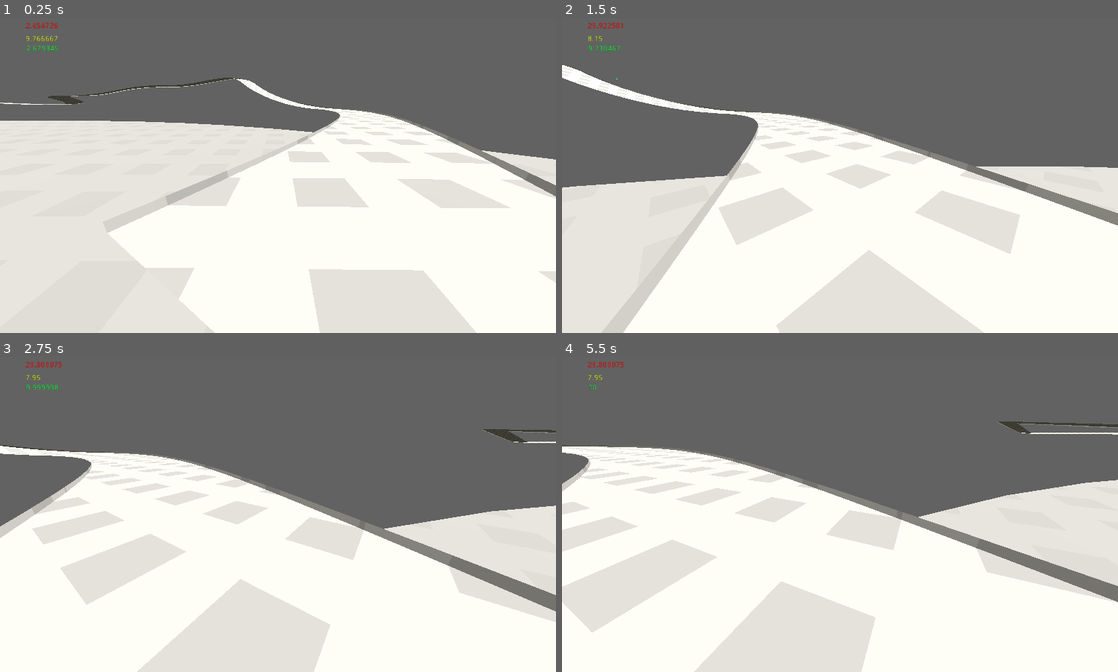
Above: before the commit, frames 1-4 (two rows, left to right).
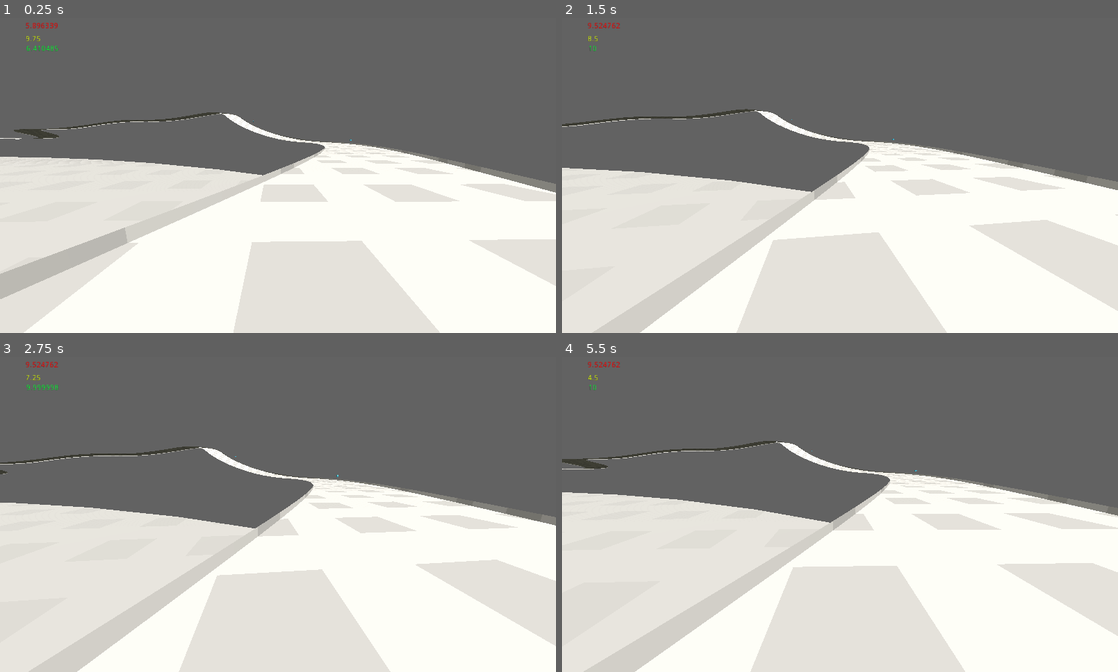
Above: after the commit, the same moments.

Repository: EdmarDev/Wind-Up-Racer
Game: Godot game, scene res://test/test_scene.tscn
Same seed, same stepped clock (60 frames per second), same inputs: the game is played once before the commit and once after it. The project has no main scene, so this scene is started directly.
Inputs:
- Up to frame 1 (0.25 s): no input
- Up to frame 2 (1.5 s): hold D (steer_right) 0.53-1.28 s; tap Space (jump, bound only after the commit) at 0.6, 0.77, 1.07, 1.35 s; hold Shift (brake) from 1.28 s (still down)
- Up to frame 3 (2.75 s): tap Space (jump, bound only after the commit) at 1.52, 1.82, 2.1 s; release Shift (brake) at 2.03 s; hold D (steer_right) from 2.03 s (still down)
- Up to frame 4 (5.5 s): tap Space (jump, bound only after the commit) at 2.85, 3.02, 3.32, 3.6, 3.77, 4.07, 4.35, 4.52, 4.82, 5.1 s; release D (steer_right) at 3.53 s; hold A (steer_left) 3.53-5.03 s; hold Shift (brake) from 5.03 s (still down)

The runs differ from the first frame. In frame 1, 30% of the frame differs, in the area x 0-100%, y 1-100%; in frame 2, 24%; in frame 3, 36%; in frame 4, 39%.

Commit message:
Add jump

Diff:
--- a/project.godot
+++ b/project.godot
@@ -25,11 +25,6 @@
 
 [input]
 
-accelerate={
-"deadzone": 0.5,
-"events": [ Object(InputEventKey,"resource_local_to_scene":false,"resource_name":"","device":0,"alt":false,"shift":false,"control":false,"meta":false,"command":false,"pressed":false,"scancode":87,"unicode":0,"echo":false,"script":null)
- ]
-}
 brake={
 "deadzone": 0.5,
 "events": [ Object(InputEventKey,"resource_local_to_scene":false,"resource_name":"","device":0,"alt":false,"shift":false,"control":false,"meta":false,"command":false,"pressed":false,"scancode":16777237,"unicode":0,"echo":false,"script":null)
@@ -45,12 +40,7 @@
 "events": [ Object(InputEventKey,"resource_local_to_scene":false,"resource_name":"","device":0,"alt":false,"shift":false,"control":false,"meta":false,"command":false,"pressed":false,"scancode":68,"unicode":0,"echo":false,"script":null)
  ]
 }
-reverse={
-"deadzone": 0.5,
-"events": [ Object(InputEventKey,"resource_local_to_scene":false,"resource_name":"","device":0,"alt":false,"shift":false,"control":false,"meta":false,"command":false,"pressed":false,"scancode":83,"unicode":0,"echo":false,"script":null)
- ]
-}
-warp={
+jump={
 "deadzone": 0.5,
 "events": [ Object(InputEventKey,"resource_local_to_scene":false,"resource_name":"","device":0,"alt":false,"shift":false,"control":false,"meta":false,"command":false,"pressed":false,"scancode":32,"unicode":0,"echo":false,"script":null)
  ]
--- a/src/vehicle/vehicle.gd
+++ b/src/vehicle/vehicle.gd
@@ -5,20 +5,25 @@
 var _wheel_base := 1.9
 var _velocity: Vector3
 var _acceleration :=  35.0
+var _jump_impulse := 10.0
 var _heading_direction: Vector3
 var _steering_direction: float
 var _steering_angle := 9
-var _gravity := 15.0
+var _gravity := 20.0
 var _friction := .9
 var _drag := 0.06
 
 var _is_on_floor := false
+var _can_jump := true
+var _jump_timer := 0.0
+var _jump_leniency := .15
 var _floor_normal := Vector3.UP
 var _look_dir := Vector3.ZERO
 
 var _current_energy := 0.0
 var _max_energy := 10.0
 var _brake_energy_cost := 2.0
+var _jump_energy_cost := .25
 var _moving := false
 
 var _acceleration_boost := 0.0
@@ -34,6 +39,7 @@
 func _process(delta: float) -> void:
 	_update_energy(delta)
 	_update_boost(delta)
+	_update_jump(delta)
 
 
 func _physics_process(delta: float) -> void:
@@ -42,6 +48,12 @@
 			_steering_direction += deg2rad(_steering_angle * delta)
 	if Input.is_action_pressed("steer_right"):
 			_steering_direction += -deg2rad(_steering_angle * delta)
+
+	if _can_jump and Input.is_action_just_pressed("jump"):
+		_velocity += Vector3.UP * _jump_impulse
+		_current_energy -= _jump_energy_cost
+		_jump_timer = 0.0
+		_can_jump = false
 
 	if _is_on_floor:
 		var f := _friction
@@ -55,18 +67,22 @@
 		steering(delta)
 
 		f *= delta
-		if _velocity.length() < 2:
+		if _velocity.length() < 3:
 			f *= 3
 		$friction.text = str((_velocity * f).length() * 1/delta)
 		_velocity -= _velocity * f
+		_velocity -= _velocity * _velocity.length() * _drag * delta
+	else:
+		_air_steering(delta)
 
-		$drag.text = str(_current_energy)#str(((_velocity * _velocity.length() * _drag * delta).length())/delta)
-		_velocity -= _velocity * _velocity.length() * _drag * delta
-
-	_look_dir = _look_dir.move_toward(_heading_direction, 2.0 * delta)
+	_look_dir = _look_dir.move_toward(_heading_direction, 1.35 * delta)
 	look_at(global_transform.origin + _look_dir, Vector3.UP)
 
-	_velocity.y -= _gravity * delta
+	if not _is_on_floor and _velocity.y < 0:
+		_velocity.y -= _gravity * 2 * delta
+	else:
+		_velocity.y -= _gravity * delta
+
 	apply_movement(delta)
 
 
@@ -86,6 +102,11 @@
 		_velocity = _velocity.linear_interpolate(target_vel, (1/drifting) * delta)
 	else:
 		_velocity =  -_heading_direction * _velocity.length()
+
+
+func _air_steering(delta: float):
+	_heading_direction = _heading_direction.rotated(Vector3.UP,
+			 _steering_direction * 10)
 
 
 func align_to_floor():
@@ -146,6 +167,8 @@
 		if _velocity.length() < 0.1:
 			print("GameOver")
 
+	$drag.text = str(_current_energy)
+
 
 func recover_energy(amount: float):
 	_current_energy = min(_current_energy + amount, _max_energy)
@@ -166,3 +189,11 @@
 
 func reset_boost():
 	_boost_duration = 0.0
+
+
+func _update_jump(delta: float):
+	if _is_on_floor:
+		_jump_timer = _jump_leniency
+	else:
+		_jump_timer -= delta
+	_can_jump = _jump_timer > 0.0
--- a/test/test_camera.gd
+++ b/test/test_camera.gd
@@ -17,5 +17,5 @@
 	self_pos.y = 0
 	if self_pos.distance_to(target_pos) > max_distance:
 		var future_pos := target_pos - (target_pos - self_pos).normalized() * max_distance
-		future_pos.y = target.global_transform.origin.y + 3.5
+		future_pos.y = target.global_transform.origin.y + 2.5
 		global_transform.origin = future_pos
--- a/test/test_scene.tscn
+++ b/test/test_scene.tscn
@@ -297,6 +297,7 @@
 [node name="DirectionalLight" type="DirectionalLight" parent="."]
 transform = Transform( 0.623102, 0.587432, -0.516399, 0, 0.660238, 0.751057, 0.782141, -0.467985, 0.411395, 0, 19.4968, 0 )
 light_color = Color( 1, 0.988235, 0.960784, 1 )
+shadow_enabled = true
 
 [node name="DirectionalLight2" type="DirectionalLight" parent="."]
 transform = Transform( -0.623102, -0.587432, 0.516399, 0, 0.660238, 0.751057, -0.782141, 0.467985, -0.411395, 0, 19.4968, 0 )
@@ -304,10 +305,10 @@
 light_energy = 0.3
 
 [node name="vehicle" parent="." instance=ExtResource( 1 )]
-transform = Transform( -0.274396, 0, -0.961617, 0, 1, 0, 0.961617, 0, -0.274396, 65.2906, 1.89425, 47.3444 )
+transform = Transform( -0.274396, 0, -0.961617, 0, 1, 0, 0.961617, 0, -0.274396, 76.0605, 1.89425, 52.2574 )
 
 [node name="Camera" type="Camera" parent="."]
-transform = Transform( -1.62921e-07, 0.707107, -0.707107, 0, 0.707107, 0.707107, 1, 1.15203e-07, -1.15203e-07, 57.724, 3.5, 47.447 )
+transform = Transform( -1.62921e-07, 0.707107, -0.707107, 0, 0.707107, 0.707107, 1, 1.15203e-07, -1.15203e-07, 68.494, 2.5, 52.36 )
 fov = 85.0
 far = 500.0
 script = ExtResource( 2 )
@@ -322,10 +323,10 @@
 transform = Transform( 1, 0, 0, 0, 1, 0, 0, 0, 1, -31.6176, 0.970133, 24.0497 )
 
 [node name="SpeedBoost4" parent="." instance=ExtResource( 3 )]
-transform = Transform( 1, 0, 0, 0, 1, 0, 0, 0, 1, 136.542, 0.594671, 78.7389 )
+transform = Transform( 1, 0, 0, 0, 1, 0, 0, 0, 1, 141.337, 0.594671, 78.7389 )
 
 [node name="SpeedBoost5" parent="." instance=ExtResource( 3 )]
-transform = Transform( 1, 0, 0, 0, 1, 0, 0, 0, 1, 129.375, 0.594671, 77.3044 )
+transform = Transform( 1, 0, 0, 0, 1, 0, 0, 0, 1, 129.375, 2.2613, 77.3044 )
 
 [node name="SpeedBoost6" parent="." instance=ExtResource( 3 )]
 transform = Transform( 1, 0, 0, 0, 1, 0, 0, 0, 1, 122.578, 0.594671, 73.3146 )
